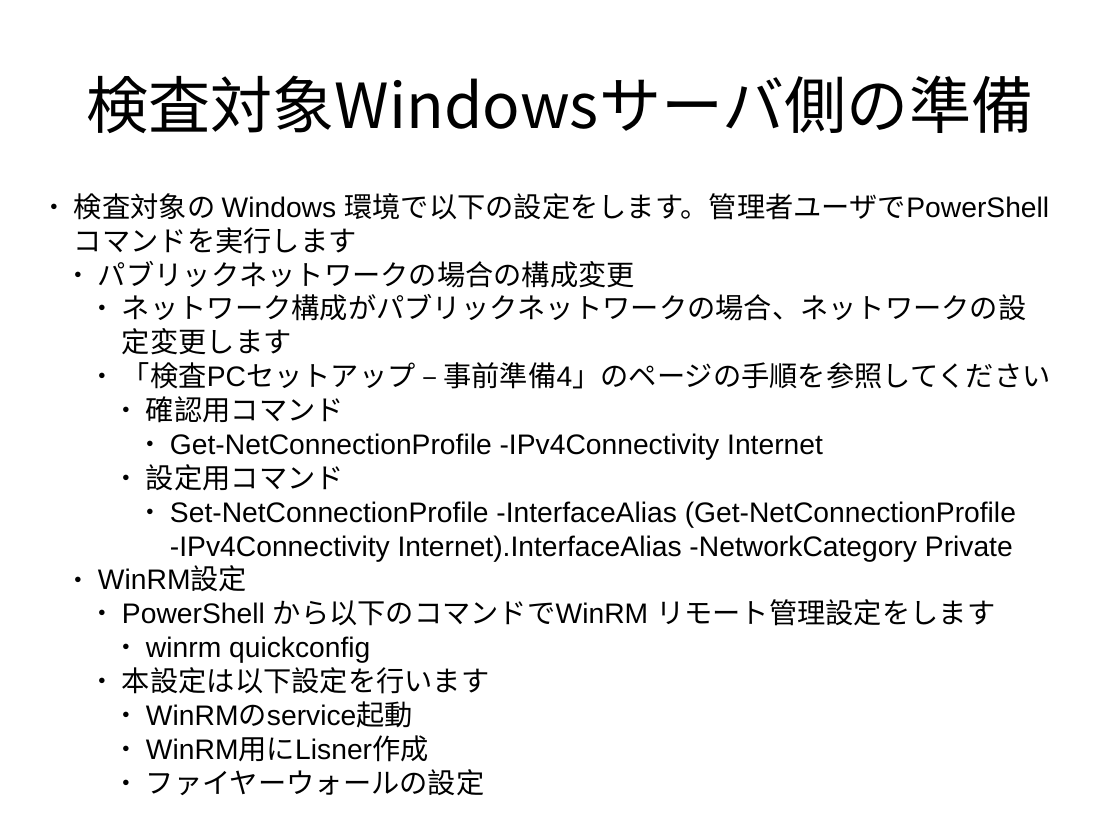
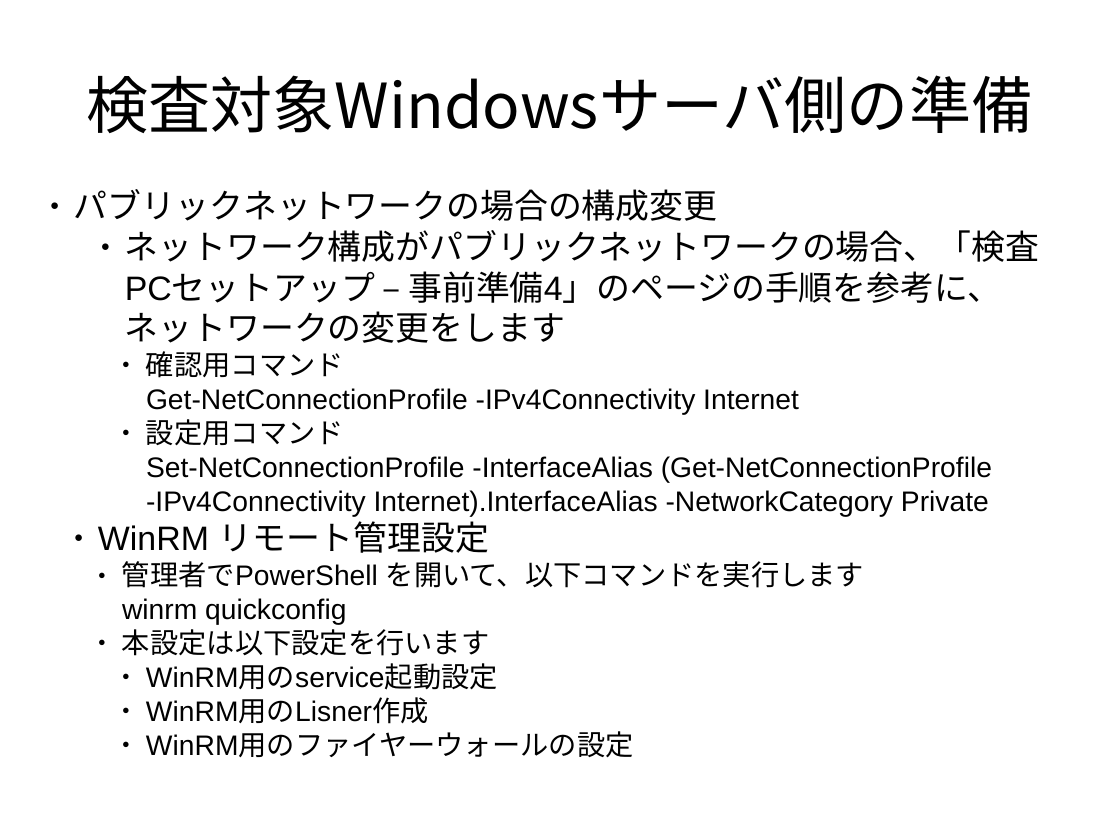
Before and after one commit to frsw3nr/gradle-server-acceptance, a slide deck: slide 31 of docs/jp/tutorial_test_pc.pptx. Drawn at 1120x840 pixels with LibreOffice and Linux fonts; fonts in the diff are those of the drawing. Boxes give left, top, right and bottom in pixels: in the first picture for what was removed or moved away, otherwise in the second. Text is boxed around its words. In the diff, an @@ line names an element or a change of style, - is before the commit and + after.

```diff
--- a/docs/jp/tutorial_test_pc.pptx
+++ b/docs/jp/tutorial_test_pc.pptx
@@ text at <box>74,193,1049,220</box>: paragraph removed @@
-● 検査対象の Windows 環境で以下の設定をします。管理者ユーザでPowerShellコマンドを実行します
@@ text at <box>74,189,992,625</box>: size 20 to 24 pt in "パブリックネットワークの場合の構成変更"; list level 2 to 1 in "パブリックネットワークの場合の構成変更"; bullet ● to none @@
@@ text at <box>125,230,1039,343</box>: text changed; size 20 to 24 pt @@
-    ● ネットワーク構成がパブリックネットワークの場合、ネットワークの設定変更します
-    ● 「検査PCセットアップ – 事前準備4」のページの手順を参照してください
+  ● ネットワーク構成がパブリックネットワークの場合、「検査PCセットアップ – 事前準備4」のページの手順を参考に、ネットワークの変更をします
@@ text at <box>98,516,864,588</box>: text changed @@
-  ● WinRM設定
-    ● PowerShell から以下のコマンドでWinRM リモート管理設定をします
+  ● WinRM リモート管理設定
+    ● 管理者でPowerShell を開いて、以下コマンドを実行します
@@ text at <box>146,665,634,757</box>: text changed @@
-      ● WinRMのservice起動
-      ● WinRM用にLisner作成
-      ● ファイヤーウォールの設定
+      ● WinRM用のservice起動設定
+      ● WinRM用のLisner作成
+      ● WinRM用のファイヤーウォールの設定
```
Also in this commit, not shown: 5 other slides changed, 2 other files.
